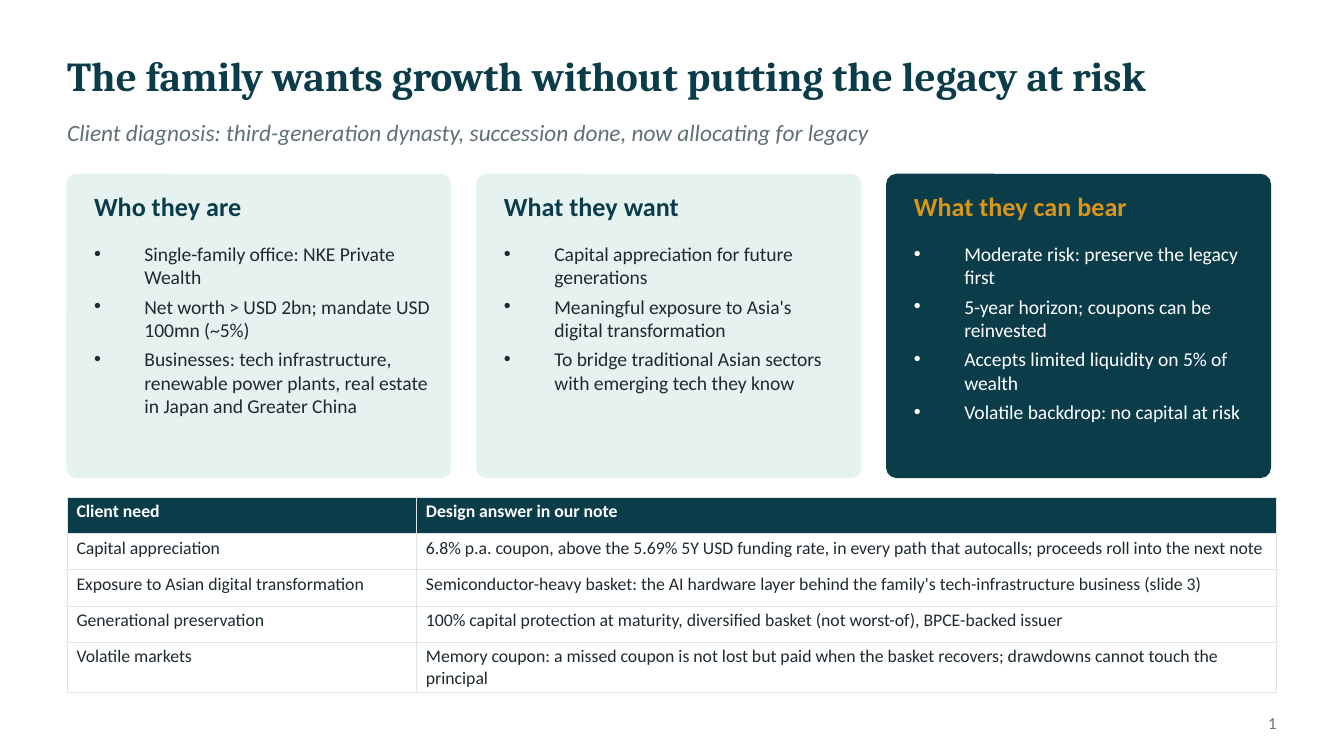
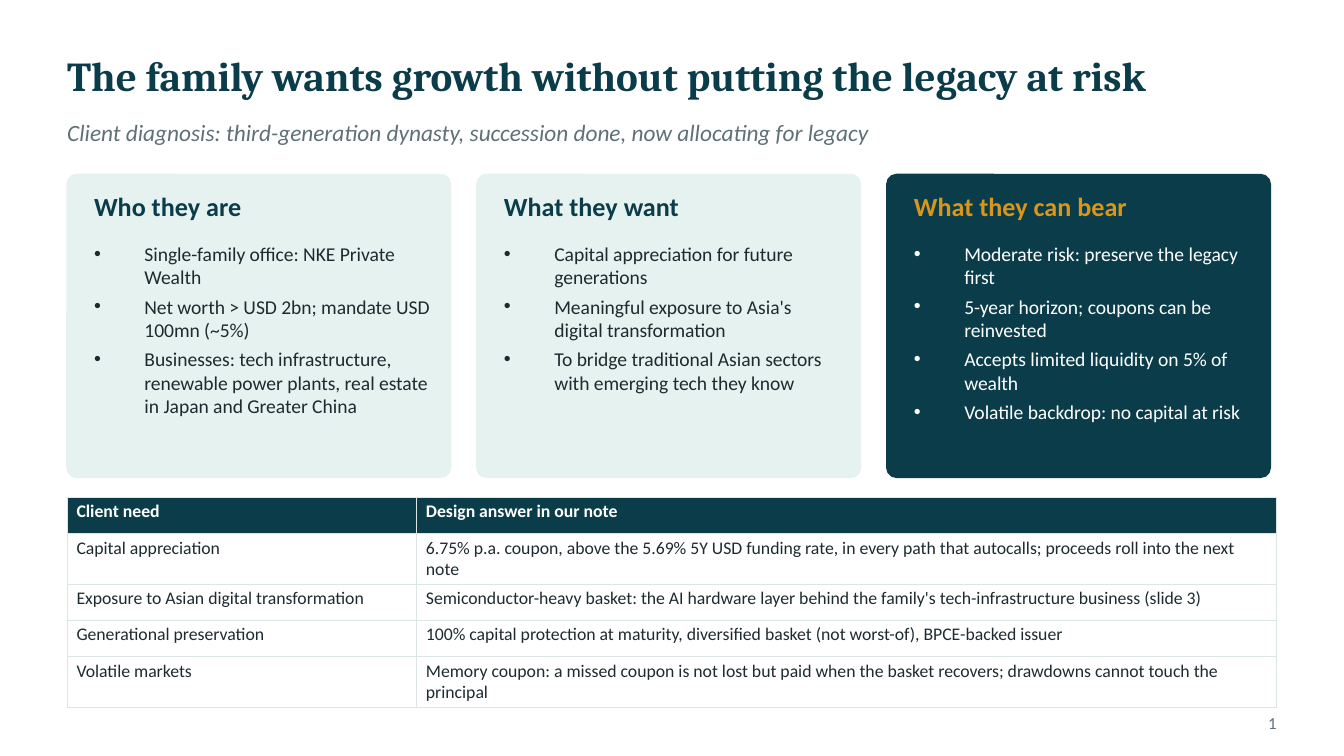
Before and after one commit to benjaminlhl/natixis-case-comp, a slide deck: slide 4 of deck/Asian-Digital-Autocallable-Note.pptx. Drawn at 1344x756 pixels with LibreOffice and Linux fonts; fonts in the diff are those of the drawing. Boxes give left, top, right and bottom in pixels: in the first picture for what was removed or moved away, otherwise in the second. Text is boxed around its words. In the diff, an @@ line names an element or a change of style, - is before the commit and + after.

```diff
--- a/deck/Asian-Digital-Autocallable-Note.pptx
+++ b/deck/Asian-Digital-Autocallable-Note.pptx
@@ table at box(67, 497, 1277, 705) @@
-row 2, column 2: 6.8% p.a. coupon, above the 5.69% 5Y USD funding rate, in every path that autocalls; proceeds roll into the next note
+row 2, column 2: 6.75% p.a. coupon, above the 5.69% 5Y USD funding rate, in every path that autocalls; proceeds roll into the next note
```
Also in this commit, not shown: 13 other slides changed, 7 other files.
